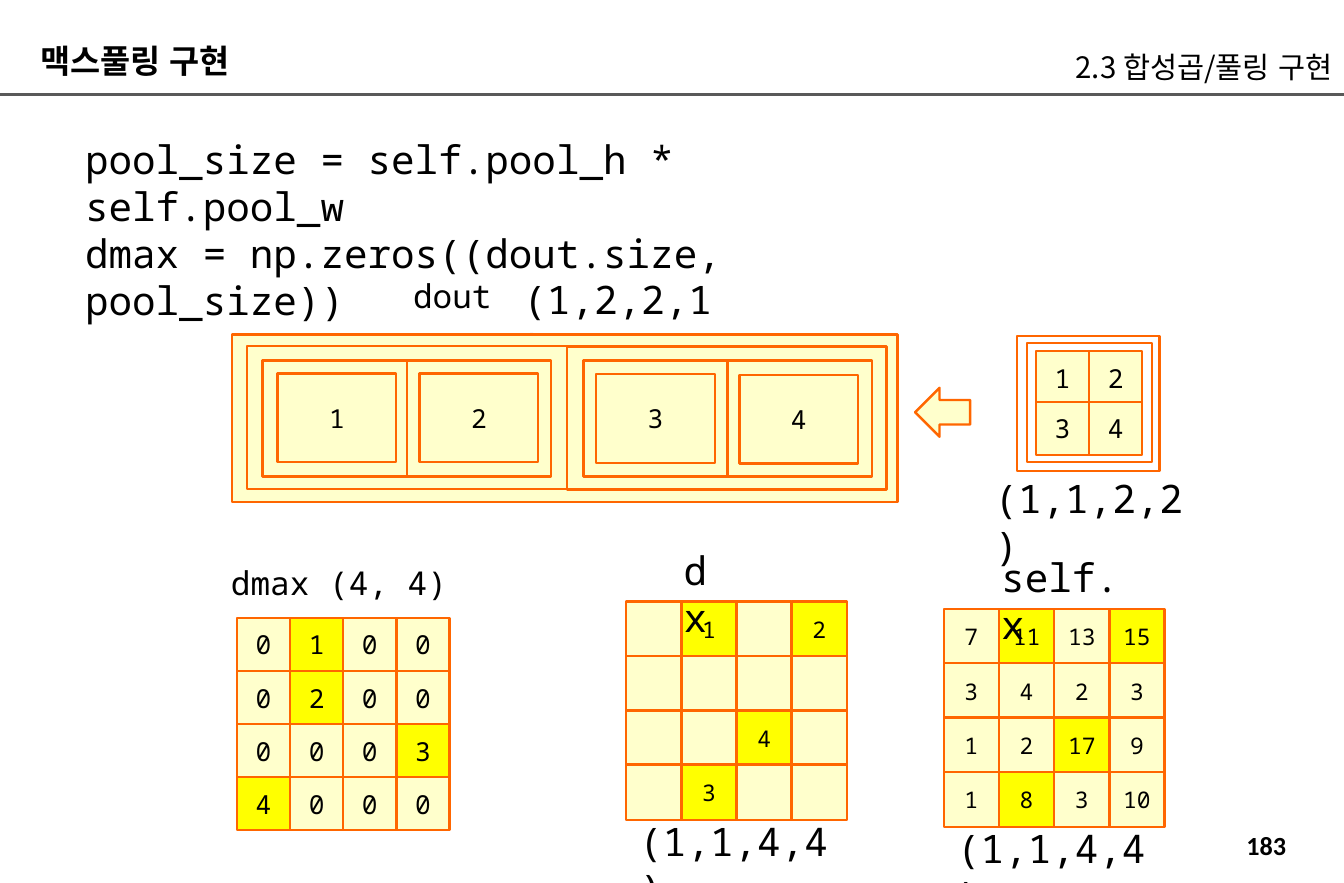
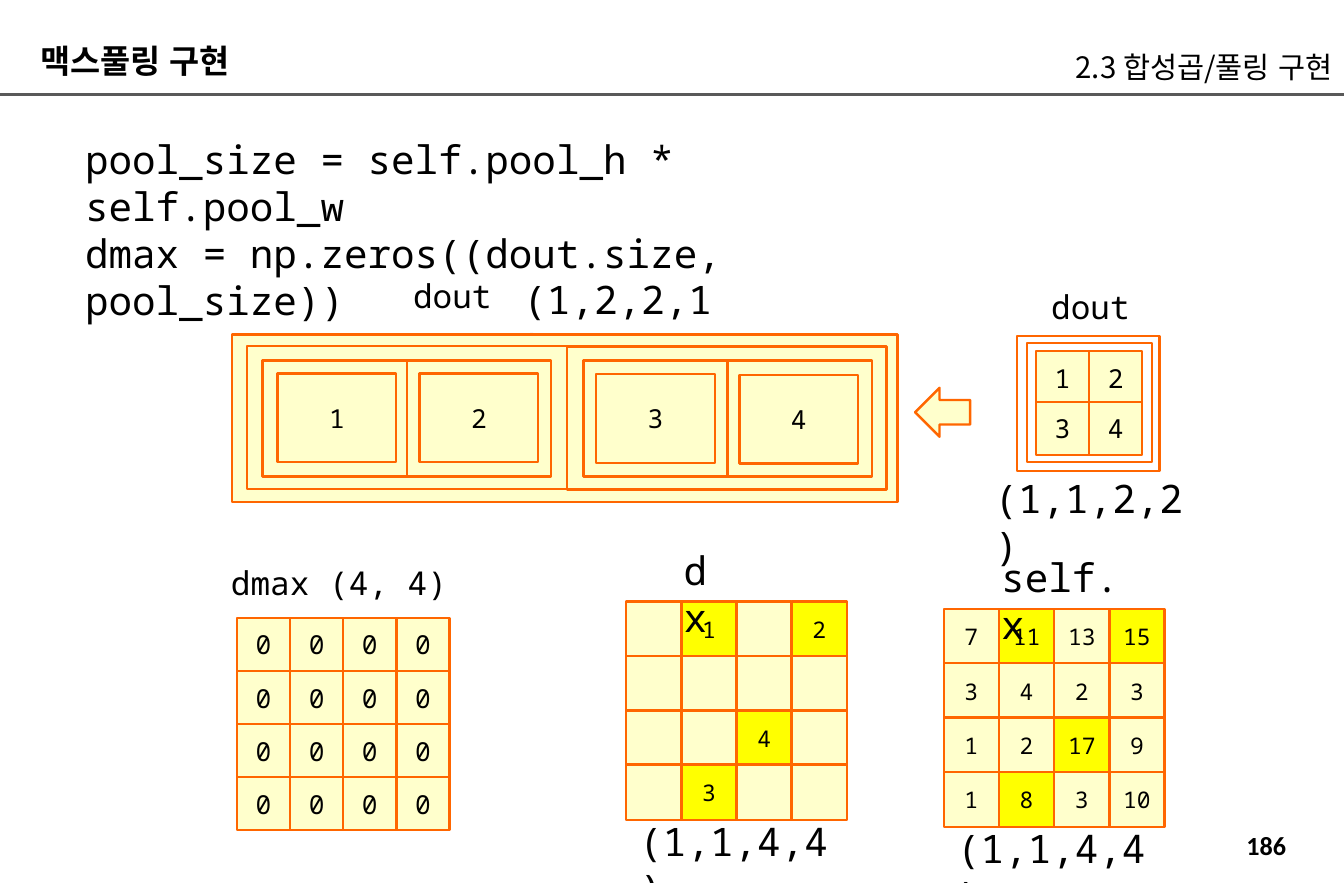
Before and after one commit to imguru-mooc/AI_CNN, a slide deck: slide 186 of CNN_교재_판서.pptx (slide 183 before the commit). Drawn at 1344x883 pixels with LibreOffice and Linux fonts; fonts in the diff are those of the drawing. Boxes give left, top, right and bottom in pixels: in the first picture for what was removed or moved away, otherwise in the second. Text is boxed around its words. In the diff, an @@ line names an element or a change of style, - is before the commit and + after.

```diff
--- a/CNN_교재_판서.pptx
+++ b/CNN_교재_판서.pptx
@@ text added at [1051,294,1130,320], 20 pt, text #000000 @@
+dout
@@ text in rectangle at [309,635,325,655]: text changed @@
-1
+0
@@ text in rectangle at [309,689,325,709]: text changed @@
-2
+0
@@ text in rectangle at [415,742,431,762]: text changed @@
-3
+0
@@ fill #FFFF00 to #FFFFCC in 4 elements at [290,618,342,671], [290,671,342,724], [397,724,450,777], [237,777,290,830] @@
@@ text in rectangle at [256,795,272,815]: text changed @@
-4
+0
@@ page number at [1246,837,1286,856]: text changed @@
-183
+186
```
Also in this commit, not shown: 21 other slides changed, 96 slides added.
